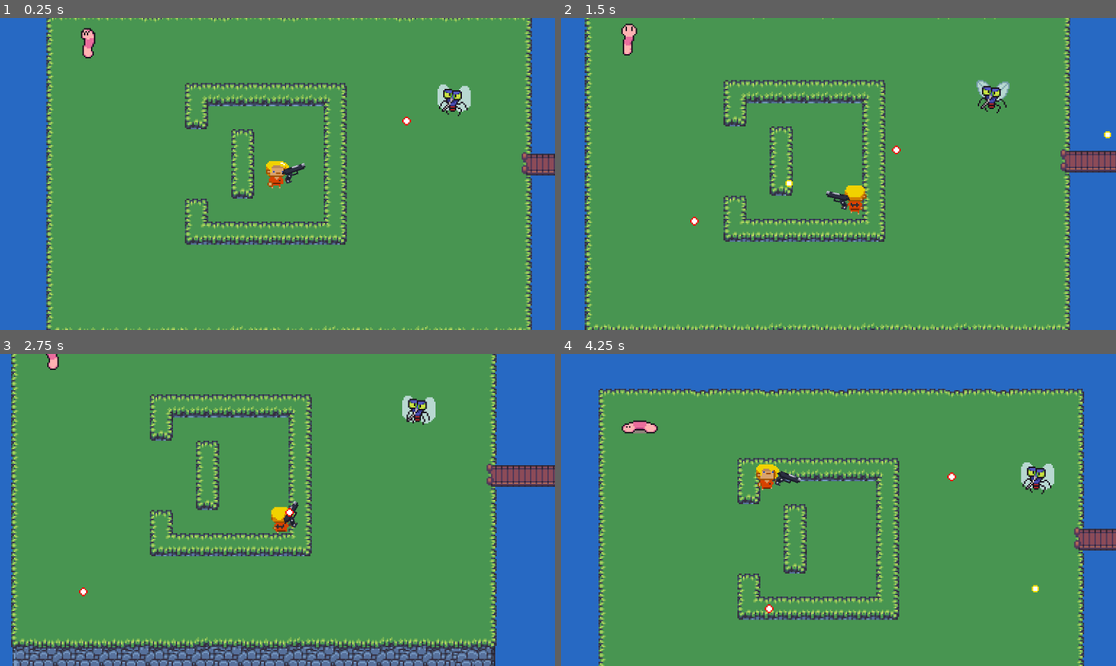
Above: before the commit, frames 1-4 (two rows, left to right).
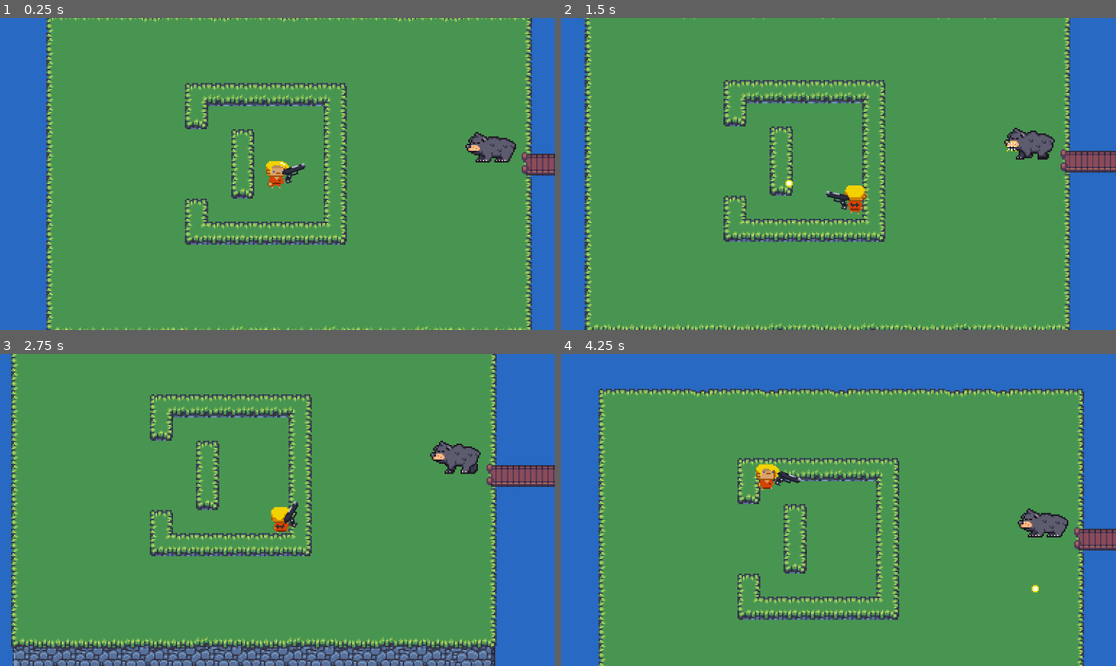
Above: after the commit, the same moments.

Repository: ThachCoder2k2/shooting-2d-godot
Game: Godot game, scene res://Scenes/map_scene.tscn
The game is run twice, just before and just after one commit, with the same random seed, the same clock (stepped at 60 frames per second) and the same inputs. This scene is started directly instead of the project's main scene.
Inputs (mouse positions are in pixels of both pictures, inside the frame that each line leads up to):
- Up to frame 1 (0.25 s): no input
- Up to frame 2 (1.5 s): move the mouse to (960, 158) at 0.52 s; hold D (Move_right) 0.53-1.28 s; click (960, 158) at 0.6 s; move the mouse to (727, 189) at 1.27 s; hold S (Move_down) from 1.28 s (still down); click (727, 189) at 1.35 s
- Up to frame 3 (2.75 s): move the mouse to (333, 441) at 2.02 s; release S (Move_down) at 2.03 s; hold D (Move_right) from 2.03 s (still down); click (333, 441) at 2.1 s
- Up to frame 4 (4.25 s): move the mouse to (810, 572) at 2.77 s; release D (Move_right) at 2.78 s; hold W (Move_up) 2.78-3.53 s; click (810, 572) at 2.85 s; move the mouse to (1005, 556) at 3.52 s; hold A (Move_left) from 3.53 s (still down); click (1005, 556) at 3.6 s

The runs differ from the first frame. In frame 1, 1.3% of the frame differs, in the area x 14-93%, y 3-47%; in frame 2, 1.3%; in frame 3, 1.3%; in frame 4, 1.4%, in the area x 10-92%, y 21-84%.

Commit message:
add more function to the bear

Diff:
--- a/Scenes/bullet1.tscn
+++ b/Scenes/bullet1.tscn
@@ -31,7 +31,7 @@
 [sub_resource type="CircleShape2D" id="CircleShape2D_878mq"]
 radius = 3.0
 
-[node name="Bullet1" type="Area2D" node_paths=PackedStringArray("animation_player")]
+[node name="Bullet" type="Area2D" node_paths=PackedStringArray("animation_player")]
 collision_layer = 32
 collision_mask = 64
 script = ExtResource("1_r8a76")
--- a/Scenes/enemy.tscn
+++ b/Scenes/enemy.tscn
@@ -137,7 +137,7 @@
 [sub_resource type="RectangleShape2D" id="RectangleShape2D_npolc"]
 size = Vector2(19, 8)
 
-[node name="Enemy" type="CharacterBody2D" node_paths=PackedStringArray("statistics", "detect_area", "attack", "navAgent", "state", "timer")]
+[node name="Enemy" type="CharacterBody2D" node_paths=PackedStringArray("statistics", "detect_area", "attack", "navAgent", "state", "timer", "timer_state")]
 collision_layer = 64
 collision_mask = 97
 script = ExtResource("1_jd4y1")
@@ -146,7 +146,8 @@
 attack = NodePath("AttackComponent")
 navAgent = NodePath("NavigationAgent2D")
 state = NodePath("StateController")
-timer = NodePath("Timer")
+timer = NodePath("TimerAttack")
+timer_state = NodePath("TimerState")
 
 [node name="StatisticsComponent" type="Node2D" parent="."]
 script = ExtResource("1_3ldj0")
@@ -210,7 +211,12 @@
 [node name="StateController" type="Node2D" parent="."]
 script = ExtResource("8_ke4d8")
 
-[node name="Timer" type="Timer" parent="."]
+[node name="TimerAttack" type="Timer" parent="."]
+one_shot = true
+
+[node name="TimerState" type="Timer" parent="."]
+wait_time = 3.0
+one_shot = true
 
 [connection signal="area_entered" from="DetectArea" to="DetectArea" method="_on_area_entered"]
 [connection signal="body_entered" from="DetectArea" to="DetectArea" method="_on_body_entered"]
--- /dev/null
+++ b/Scenes/enemy_bear.tscn
@@ -0,0 +1,274 @@
+[gd_scene load_steps=23 format=3 uid="uid://dckge5xuwtvjf"]
+
+[ext_resource type="Script" path="res://Scripts/StatisticsComponent.gd" id="1_byrxf"]
+[ext_resource type="Script" path="res://Scripts/enemy.gd" id="1_nubhc"]
+[ext_resource type="Texture2D" uid="uid://c2ovn6w27k8p2" path="res://Assets/enemy_bear.png" id="2_dsc4p"]
+[ext_resource type="Script" path="res://Scripts/AnimationController.gd" id="2_xcwmj"]
+[ext_resource type="Script" path="res://Scripts/HitComponent.gd" id="3_vkr75"]
+[ext_resource type="Script" path="res://Scripts/AttackComponent.gd" id="4_evg7u"]
+[ext_resource type="Script" path="res://Scripts/DetectAttack.gd" id="5_t3x65"]
+[ext_resource type="Script" path="res://Scripts/StateController.gd" id="6_yhafq"]
+[ext_resource type="Script" path="res://Scripts/DetectPlayer.gd" id="8_pwk2g"]
+[ext_resource type="Script" path="res://Scripts/CloseRangedAttack.gd" id="10_ottu6"]
+
+[sub_resource type="RectangleShape2D" id="RectangleShape2D_oavwl"]
+size = Vector2(20, 8.5)
+
+[sub_resource type="Animation" id="Animation_5smlr"]
+resource_name = "Attack"
+length = 0.9
+tracks/0/type = "value"
+tracks/0/imported = false
+tracks/0/enabled = true
+tracks/0/path = NodePath(".:frame")
+tracks/0/interp = 1
+tracks/0/loop_wrap = true
+tracks/0/keys = {
+"times": PackedFloat32Array(0, 0.2, 0.4, 0.6, 0.8),
+"transitions": PackedFloat32Array(1, 1, 1, 1, 1),
+"update": 1,
+"values": [12, 13, 14, 15, 16]
+}
+tracks/1/type = "value"
+tracks/1/imported = false
+tracks/1/enabled = true
+tracks/1/path = NodePath("../AttackComponent/CollisionShape2D:position")
+tracks/1/interp = 1
+tracks/1/loop_wrap = true
+tracks/1/keys = {
+"times": PackedFloat32Array(0, 0.2, 0.9),
+"transitions": PackedFloat32Array(1, 1, 1),
+"update": 1,
+"values": [Vector2(-6, 6), Vector2(-11, 5), Vector2(-9, 6)]
+}
+tracks/2/type = "value"
+tracks/2/imported = false
+tracks/2/enabled = true
+tracks/2/path = NodePath("../AttackComponent/CollisionShape2D:shape:radius")
+tracks/2/interp = 1
+tracks/2/loop_wrap = true
+tracks/2/keys = {
+"times": PackedFloat32Array(0, 0.2, 0.9, 0.9001),
+"transitions": PackedFloat32Array(1, 1, 1, 1),
+"update": 1,
+"values": [9.0, 12.0416, 8.0, 8.0]
+}
+
+[sub_resource type="Animation" id="Animation_use00"]
+resource_name = "Idle"
+length = 0.7
+loop_mode = 1
+tracks/0/type = "value"
+tracks/0/imported = false
+tracks/0/enabled = true
+tracks/0/path = NodePath(".:frame")
+tracks/0/interp = 1
+tracks/0/loop_wrap = true
+tracks/0/keys = {
+"times": PackedFloat32Array(0, 0.2, 0.4, 0.6),
+"transitions": PackedFloat32Array(1, 1, 1, 1),
+"update": 1,
+"values": [18, 19, 20, 21]
+}
+
+[sub_resource type="Animation" id="Animation_f2v6m"]
+resource_name = "Moving"
+length = 1.1
+loop_mode = 1
+tracks/0/type = "value"
+tracks/0/imported = false
+tracks/0/enabled = true
+tracks/0/path = NodePath(".:frame")
+tracks/0/interp = 1
+tracks/0/loop_wrap = true
+tracks/0/keys = {
+"times": PackedFloat32Array(0, 0.2, 0.4, 0.6, 0.8, 1),
+"transitions": PackedFloat32Array(1, 1, 1, 1, 1, 1),
+"update": 1,
+"values": [6, 7, 8, 9, 10, 11]
+}
+
+[sub_resource type="Animation" id="Animation_q7q88"]
+resource_name = "WakeUp"
+length = 0.5
+loop_mode = 2
+tracks/0/type = "value"
+tracks/0/imported = false
+tracks/0/enabled = true
+tracks/0/path = NodePath(".:frame")
+tracks/0/interp = 1
+tracks/0/loop_wrap = true
+tracks/0/keys = {
+"times": PackedFloat32Array(0, 0.2, 0.4),
+"transitions": PackedFloat32Array(1, 1, 1),
+"update": 1,
+"values": [0, 1, 2]
+}
+
+[sub_resource type="Animation" id="Animation_ik5tt"]
+length = 0.001
+tracks/0/type = "value"
+tracks/0/imported = false
+tracks/0/enabled = true
+tracks/0/path = NodePath("../AttackComponent/CollisionShape2D:position")
+tracks/0/interp = 1
+tracks/0/loop_wrap = true
+tracks/0/keys = {
+"times": PackedFloat32Array(0),
+"transitions": PackedFloat32Array(1),
+"update": 0,
+"values": [Vector2(-8, 6)]
+}
+tracks/1/type = "value"
+tracks/1/imported = false
+tracks/1/enabled = true
+tracks/1/path = NodePath("../AttackComponent/CollisionShape2D:shape:radius")
+tracks/1/interp = 1
+tracks/1/loop_wrap = true
+tracks/1/keys = {
+"times": PackedFloat32Array(0),
+"transitions": PackedFloat32Array(1),
+"update": 0,
+"values": [9.0]
+}
+
+[sub_resource type="AnimationLibrary" id="AnimationLibrary_6l2wc"]
+_data = {
+"Attack": SubResource("Animation_5smlr"),
+"Idle": SubResource("Animation_use00"),
+"Moving": SubResource("Animation_f2v6m"),
+"RESET": SubResource("Animation_ik5tt"),
+"WakeUp": SubResource("Animation_q7q88")
+}
+
+[sub_resource type="RectangleShape2D" id="RectangleShape2D_mefvi"]
+size = Vector2(27.5, 13)
+
+[sub_resource type="CircleShape2D" id="CircleShape2D_jun77"]
+radius = 9.0
+
+[sub_resource type="RectangleShape2D" id="RectangleShape2D_uahhi"]
+size = Vector2(26, 12)
+
+[sub_resource type="CircleShape2D" id="CircleShape2D_0gbek"]
+radius = 20.025
+
+[sub_resource type="CircleShape2D" id="CircleShape2D_fx7mp"]
+radius = 128.098
+
+[node name="Enemy" type="CharacterBody2D" node_paths=PackedStringArray("statistics", "detect_area", "detect_attack", "attack", "close_range_attack", "navAgent", "state", "timer", "animation_controller", "sprite", "detect_area_collision")]
+collision_layer = 64
+collision_mask = 97
+script = ExtResource("1_nubhc")
+statistics = NodePath("StatisticsComponent")
+detect_area = NodePath("DetectArea")
+detect_attack = NodePath("DetectAttack")
+attack = NodePath("AttackComponent")
+close_range_attack = NodePath("CloseRangedAttack")
+navAgent = NodePath("NavigationAgent2D")
+state = NodePath("StateController")
+timer = NodePath("Timer")
+animation_controller = NodePath("AnimationController")
+sprite = NodePath("AnimationController")
+detect_area_collision = NodePath("DetectArea/CollisionShape2D")
+
+[node name="StatisticsComponent" type="Node2D" parent="."]
+visible = false
+script = ExtResource("1_byrxf")
+max_health = 500
+health = 500
+speed = 150
+atk_damage = 20
+atk_speed = 2.0
+enemy_type = 2
+player_type = 2
+
+[node name="CollisionShape2D" type="CollisionShape2D" parent="."]
+visible = false
+position = Vector2(2, 11.25)
+shape = SubResource("RectangleShape2D_oavwl")
+
+[node name="AnimationController" type="Sprite2D" parent="." node_paths=PackedStringArray("detectArea", "animator", "state")]
+texture_filter = 1
+texture = ExtResource("2_dsc4p")
+hframes = 6
+vframes = 4
+frame = 16
+script = ExtResource("2_xcwmj")
+detectArea = NodePath("../DetectArea")
+animator = NodePath("AnimationPlayer")
+state = NodePath("../StateController")
+
+[node name="AnimationPlayer" type="AnimationPlayer" parent="AnimationController"]
+libraries = {
+"": SubResource("AnimationLibrary_6l2wc")
+}
+
+[node name="HitComponent" type="Area2D" parent="." node_paths=PackedStringArray("health_component", "sprite")]
+visible = false
+collision_layer = 64
+collision_mask = 33
+script = ExtResource("3_vkr75")
+health_component = NodePath("../StatisticsComponent")
+sprite = NodePath("../AnimationController")
+
+[node name="CollisionShape2D" type="CollisionShape2D" parent="HitComponent"]
+visible = false
+position = Vector2(0.75, 5.5)
+shape = SubResource("RectangleShape2D_mefvi")
+
+[node name="AttackComponent" type="Area2D" parent="." node_paths=PackedStringArray("statistics")]
+visible = false
+collision_layer = 64
+collision_mask = 33
+script = ExtResource("4_evg7u")
+statistics = NodePath("../StatisticsComponent")
+
+[node name="CollisionShape2D" type="CollisionShape2D" parent="AttackComponent"]
+position = Vector2(-8, 6)
+shape = SubResource("CircleShape2D_jun77")
+
+[node name="CollisionShape2D2" type="CollisionShape2D" parent="AttackComponent"]
+position = Vector2(0, 7)
+shape = SubResource("RectangleShape2D_uahhi")
+
+[node name="DetectAttack" type="Area2D" parent="."]
+collision_layer = 64
+collision_mask = 33
+script = ExtResource("5_t3x65")
+
+[node name="CollisionShape2D" type="CollisionShape2D" parent="DetectAttack"]
+position = Vector2(-1, 6)
+shape = SubResource("CircleShape2D_0gbek")
+
+[node name="NavigationAgent2D" type="NavigationAgent2D" parent="."]
+
+[node name="StateController" type="Node2D" parent="."]
+script = ExtResource("6_yhafq")
+
+[node name="DetectArea" type="Area2D" parent="."]
+visible = false
+position = Vector2(0, 6)
+collision_layer = 64
+collision_mask = 33
+script = ExtResource("8_pwk2g")
+
+[node name="CollisionShape2D" type="CollisionShape2D" parent="DetectArea"]
+shape = SubResource("CircleShape2D_fx7mp")
+
+[node name="CloseRangedAttack" type="Node2D" parent="." node_paths=PackedStringArray("statisticsComponent", "detect_attack", "state")]
+position = Vector2(0, 5)
+script = ExtResource("10_ottu6")
+statisticsComponent = NodePath("../StatisticsComponent")
+detect_attack = NodePath("../DetectAttack")
+state = NodePath("../StateController")
+
+[node name="Timer" type="Timer" parent="."]
+one_shot = true
+
+[connection signal="area_entered" from="HitComponent" to="HitComponent" method="_on_area_entered"]
+[connection signal="area_entered" from="AttackComponent" to="AttackComponent" method="_on_area_entered"]
+[connection signal="body_entered" from="DetectAttack" to="DetectAttack" method="_on_body_entered"]
+[connection signal="body_exited" from="DetectAttack" to="DetectAttack" method="_on_body_exited"]
+[connection signal="body_entered" from="DetectArea" to="DetectArea" method="_on_body_entered"]
+[connection signal="body_exited" from="DetectArea" to="DetectArea" method="_on_body_exited"]
--- /dev/null
+++ b/Scenes/map.tscn
@@ -0,0 +1,3 @@
+[gd_scene format=3 uid="uid://b8qj48te5gih1"]
+
+[node name="Map" type="Node2D"]
--- a/Scenes/map_scene.tscn
+++ b/Scenes/map_scene.tscn
@@ -1,10 +1,9 @@
-[gd_scene load_steps=70 format=3 uid="uid://d177saece0a5i"]
+[gd_scene load_steps=69 format=3 uid="uid://d177saece0a5i"]
 
 [ext_resource type="PackedScene" uid="uid://dinttfmukpnyp" path="res://Scenes/player.tscn" id="2_fvj21"]
 [ext_resource type="Texture2D" uid="uid://daaxbeavu5xir" path="res://Assets/Water_block.png" id="2_rjtfq"]
-[ext_resource type="PackedScene" uid="uid://bds6gnnhvejve" path="res://Scenes/enemy.tscn" id="4_lgebw"]
 [ext_resource type="Texture2D" uid="uid://48gfg624tft4" path="res://Assets/tiles_packed.png" id="4_wl40w"]
-[ext_resource type="PackedScene" uid="uid://byllq5prkefip" path="res://Scenes/enemy_fly.tscn" id="5_4ssw5"]
+[ext_resource type="PackedScene" uid="uid://dckge5xuwtvjf" path="res://Scenes/enemy_bear.tscn" id="4_ynr50"]
 
 [sub_resource type="NavigationPolygon" id="NavigationPolygon_rv3d3"]
 vertices = PackedVector2Array(-8, -8, 8, -8, 8, 8, -8, 8)
@@ -937,8 +936,5 @@
 
 [node name="Player" parent="." instance=ExtResource("2_fvj21")]
 
-[node name="CharacterBody2D" parent="." instance=ExtResource("5_4ssw5")]
-position = Vector2(120, -56)
-
-[node name="Enemy" parent="." instance=ExtResource("4_lgebw")]
-position = Vector2(-131, -96)
+[node name="Enemy" parent="." instance=ExtResource("4_ynr50")]
+position = Vector2(148, -24)
--- a/Scripts/AnimationController.gd
+++ b/Scripts/AnimationController.gd
@@ -12,10 +12,24 @@
 
 # Called every frame. 'delta' is the elapsed time since the previous frame.
 func _process(delta):
+	play_loop()
+
+func play_loop():
 	match state.cur_state:
 		state.State.IDlE:
 			animator.play("Idle")
 		state.State.MOVING:
 			animator.play("Moving")
+#		state.State.ATTACKING:
+#			animator.play("Attack")
+#		state.State.SLEEPING:
+#			animator.play_backwards("WakeUp")
+
+func play_once():
+	match state.cur_state:
 		state.State.ATTACKING:
 			animator.play("Attack")
+		state.State.SLEEPING:
+			animator.play_backwards("WakeUp")
+		state.State.WAKEUP:
+			animator.play("WakeUp")
--- a/Scripts/HitComponent.gd
+++ b/Scripts/HitComponent.gd
@@ -6,6 +6,9 @@
 # Called when the node enters the scene tree for the first time.
 func _ready():
 	pass # Replace with function body.
+
+func GetHit(damage):
+	damage(damage)
 
 func damage(damage):
 	damage_effect()
@@ -29,3 +32,8 @@
 		sprite.modulate=Color.RED
 		await get_tree().create_timer(0.1).timeout
 		sprite.modulate=Color.WHITE
+
+
+func _on_area_entered(area):
+	if area.name == "Bullet" && health_component.enemy_type>1:
+		return
--- a/Scripts/StateController.gd
+++ b/Scripts/StateController.gd
@@ -1,6 +1,6 @@
 extends Node2D
 class_name StateController
 
-enum State {IDlE, MOVING,ATTACKING, ROLLING}
+enum State {IDlE, MOVING,ATTACKING, ROLLING,SLEEPING,WAKEUP}
 @export var allow_change_state:bool=true
 @export var cur_state:int
--- a/Scripts/StatisticsComponent.gd
+++ b/Scripts/StatisticsComponent.gd
@@ -5,7 +5,7 @@
 @export var health=100
 @export var speed=100
 @export var atk_damage=10
-@export var atk_speed=10
+@export var atk_speed:float
 @export var critical_chance:int
 @export var critical_damage:int
 @export var enemy_type:int=0
--- a/Scripts/bullet.gd
+++ b/Scripts/bullet.gd
@@ -52,6 +52,6 @@
 	#if it lands on a hitcomponent then it gonna get being damaged
 	if area is HitComponent:
 		check_flying=false
-		area.damage(damage)
+		area.GetHit(damage)
 		OnDestroy()
 	pass
--- a/Scripts/enemy.gd
+++ b/Scripts/enemy.gd
@@ -1,4 +1,5 @@
 extends CharacterBody2D
+
 
 @export var statistics:StatisticsComponent
 @export var detect_area:DetectArea
@@ -9,23 +10,37 @@
 @export var navAgent:NavigationAgent2D
 @export var state:StateController
 @export var timer:Timer
+@export var animation_controller:AnimationController
+@export var sprite:Sprite2D
 @export var acel=7
 
+@export var last_attack_time:float
 @export var t:float=0
 var x
 var y
 var check_left_right=1
 
+#Test variable
+@export var detect_area_collision:CollisionShape2D
+var sleep_once:bool=true
+var wakeup_once:bool=false
+var awake_time:float
+
 func _ready():
 	state.cur_state=state.State.IDlE
+	last_attack_time=0
 
 #func _process(delta):
 #	if detectArea.player_chase==true:
 #		makepath()
 
 func _physics_process(delta):
+#	print(state.cur_state)
+#	if timerState.is_stopped():
+#		state.cur_state=state.State.SLEEPING
 	if timer.is_stopped():
 		state.allow_change_state=true
+#		print(statistics.enemy_type)
 	#Check enemy type
 	match statistics.enemy_type:
 		0:
@@ -46,6 +61,41 @@
 					check_left_right=0
 					scale.x*=-1
 			UnphysicsMovement(delta)
+		2:
+			#Flip direction
+			if velocity.x<0 and check_left_right==0:
+				check_left_right=1
+				scale.x*=-1
+			elif velocity.x>0 and check_left_right==1:
+				check_left_right=0
+				scale.x*=-1
+
+			if statistics.health<= statistics.max_health/2 and sleep_once==true:
+				var timeLapsed= Time.get_ticks_msec()/1000
+				awake_time=timeLapsed+3
+				sleep_once=false
+				state.cur_state=state.State.SLEEPING
+				wakeup_once=true;
+
+			if awake_time>0 and Time.get_ticks_msec()/1000<=awake_time:
+				sprite.modulate=Color.GREEN
+				await get_tree().create_timer(0.1).timeout
+				sprite.modulate=Color.WHITE
+			else:
+				if wakeup_once==true:
+					detect_area_collision.shape.radius = 250
+					sprite.modulate=Color.RED
+					state.cur_state=state.State.WAKEUP
+					animation_controller.play_once()
+					statistics.health+=250
+					statistics.atk_damage*=2
+					statistics.atk_speed/=2
+					statistics.speed*=2
+					wakeup_once=false
+				else:
+					ChangeState(delta)
+			ActionsControllerBear(delta)
+
 
 func UnphysicsMovement(delta):
 
@@ -71,6 +121,7 @@
 
 func PhysicsMovement(delta):
 	#Move this enemy to player using navagent
+#	print(detect_area.player)
 	if detect_area.player_chase==true:
 		state.cur_state=state.State.MOVING
 		navAgent.set_target_position(detect_area.player.global_position)
@@ -81,3 +132,32 @@
 		move_and_slide()
 	else:
 		state.cur_state=state.State.IDlE
+	pass
+
+func ChangeState(delta):
+	if detect_area.player_chase==false and detect_attack.player_in_attack_range==false and state.cur_state!=state.State.IDlE :
+		state.cur_state=state.State.IDlE
+	elif detect_area.player_chase==true and detect_attack.player_in_attack_range==false and state.cur_state!=state.State.MOVING :
+		state.cur_state=state.State.MOVING
+	elif detect_attack.player_in_attack_range==true and state.cur_state!=state.State.ATTACKING:
+		state.cur_state=state.State.ATTACKING
+
+func ActionsControllerBear(delta):
+	match state.cur_state:
+		state.State.IDlE:
+			pass
+		state.State.MOVING:
+			navAgent.set_target_position(detect_area.player.global_position)
+			var dir=navAgent.get_next_path_position()- global_position
+	#		dir=dir.normalized()
+			velocity=velocity.lerp(dir*statistics.speed*delta, acel*delta)
+	#		print(velocity )
+			move_and_slide()
+		state.State.ATTACKING:
+			var timeLapsed= Time.get_ticks_msec()/1000
+#			print(timeLapsed," ",last_attack_time+statistics.atk_speed)
+			if timeLapsed>last_attack_time+statistics.atk_speed:
+				animation_controller.play_once()
+				last_attack_time=timeLapsed
+		state.State.SLEEPING:
+			animation_controller.play_once()
